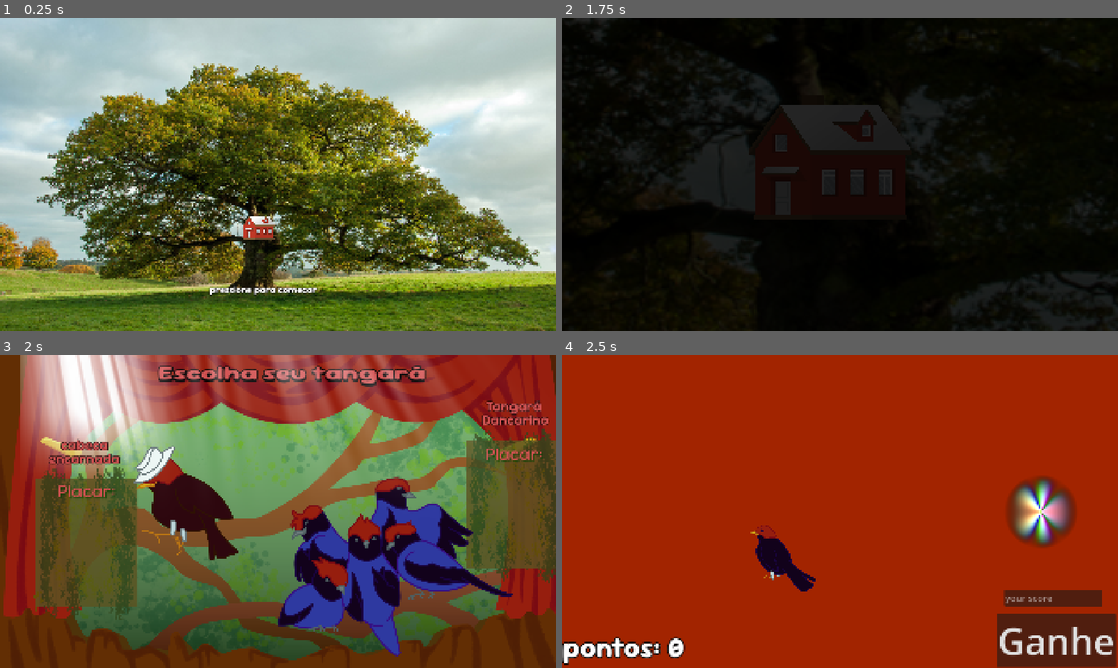
Above: before the commit, frames 1-4 (two rows, left to right).
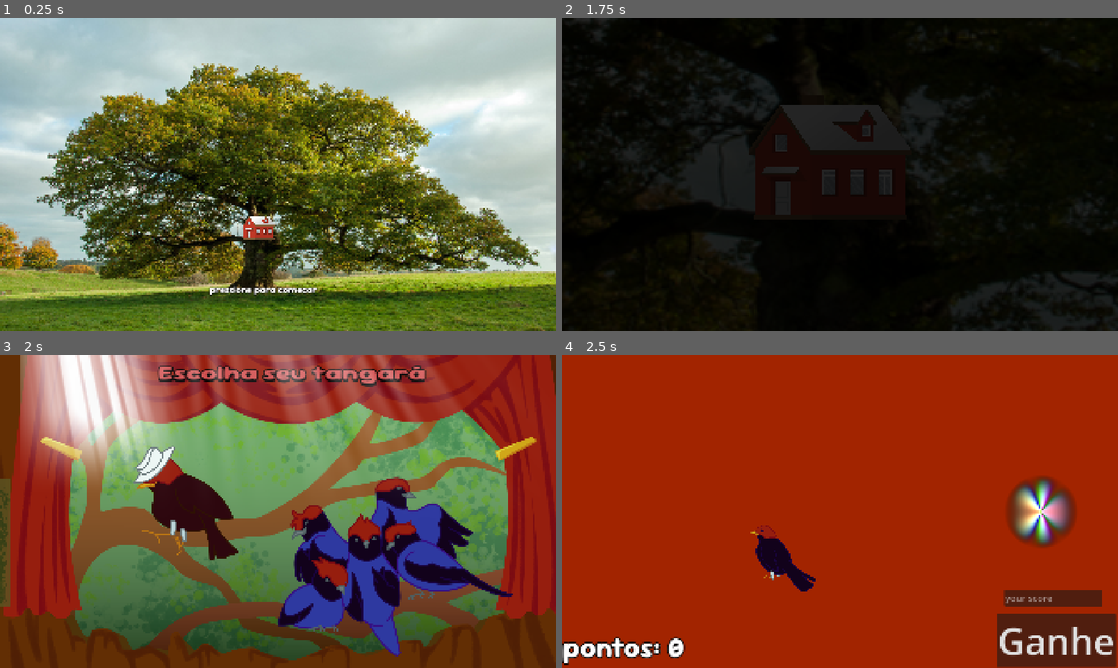
Above: after the commit, the same moments.

Repository: FaunaPolaris/quem-nao-dancar-dancou
Game: Godot game, scene res://mainMenu/mainMenu.tscn
Same seed, same stepped clock (60 frames per second), same inputs: the game is played once before the commit and once after it. Sound files missing from this copy of the repository are replaced by a short silence.
Inputs (mouse positions are in pixels of both pictures, inside the frame that each line leads up to):
- Up to frame 1 (0.25 s): no input
- Up to frame 2 (1.75 s): tap Enter at 0.5 s; move the mouse to (962, 158) at 0.52 s; tap A (A) at 0.6 s; tap D (D) at 0.8, 1.35 s; move the mouse to (728, 190) at 1.27 s; tap S (S) at 1.55 s
- Up to frame 3 (2 s): no input
- Up to frame 4 (2.5 s): click (751, 508) at 2 s

Frames 1-2 are identical in both runs. In frame 3, 16% of the frame differs, in the area x 0-100%, y 14-85%; in frame 4, nothing differs.

Commit message:
scoreboard slide

Diff:
--- a/gameDancarino/Individual/individual.tscn
+++ b/gameDancarino/Individual/individual.tscn
@@ -43,7 +43,7 @@
 sprite_frames = SubResource("SpriteFrames_kn5v1")
 animation = &"jump"
 autoplay = "jump"
-frame_progress = 0.469471
+frame_progress = 0.88295
 
 [node name="ColorRect" type="ColorRect" parent="."]
 visible = false
--- a/gameDancarino/gameDancarino.tscn
+++ b/gameDancarino/gameDancarino.tscn
@@ -9,6 +9,7 @@
 [ext_resource type="Texture2D" uid="uid://b3h6t23hb3l0w" path="res://gameDancarino/assets/femea1.png" id="5_7wfw4"]
 [ext_resource type="LabelSettings" uid="uid://ctrfkkqyheg2r" path="res://Shared/resources/pointsLabelSetting.tres" id="6_chxhc"]
 [ext_resource type="Texture2D" uid="uid://doq8t3l7knbmj" path="res://gameDancarino/assets/femea2.png" id="6_hlgc1"]
+[ext_resource type="AudioStream" uid="uid://pkxftkngkquh" path="res://Shared/sound/fase 2 OGG master.ogg" id="10_7wfw4"]
 
 [sub_resource type="SpriteFrames" id="SpriteFrames_x7vpx"]
 animations = [{
@@ -98,9 +99,9 @@
 text = "pontuacao: "
 label_settings = ExtResource("6_chxhc")
 
-[node name="timeout" type="Timer" parent="."]
-wait_time = 60.0
-autostart = true
+[node name="AudioStreamPlayer" type="AudioStreamPlayer" parent="."]
+stream = ExtResource("10_7wfw4")
+autoplay = true
 
 [connection signal="timeout" from="Timer" to="individuals/individual" method="_on_timer_timeout"]
 [connection signal="timeout" from="Timer" to="individuals/individual2" method="_on_timer_timeout"]
@@ -110,4 +111,4 @@
 [connection signal="player_flying" from="individuals/individual5" to="." method="_on_individual_5_player_flying"]
 [connection signal="player_jumping" from="individuals/individual5" to="." method="_on_individual_5_player_jumping"]
 [connection signal="timeout" from="pointSpawn" to="." method="_on_point_spawn_timeout"]
-[connection signal="timeout" from="timeout" to="." method="_on_timeout_timeout"]
+[connection signal="finished" from="AudioStreamPlayer" to="." method="_on_timeout_timeout"]
--- a/levelSelect/levelSelect.gd
+++ b/levelSelect/levelSelect.gd
@@ -12,19 +12,25 @@
 	PlayerInfo.score = 0
 
 func _on_cabeca_encarnada_mouse_entered() -> void:
+	$select1.play()
 	$Camera2D.move_local_x(-200)
+	$"ParallaxBackground/ParallaxLayer5/TangaraCabeca-encarnada/ScoreBoard/AnimationPlayer".play("popup")
 	$"ParallaxBackground/ParallaxLayer5/TangaraCabeca-encarnada/spotlight".show()
 
 func _on_cabeca_encarnada_mouse_exited() -> void:
 	$Camera2D.move_local_x(200)
+	$"ParallaxBackground/ParallaxLayer5/TangaraCabeca-encarnada/ScoreBoard/AnimationPlayer".play("popoff")
 	$"ParallaxBackground/ParallaxLayer5/TangaraCabeca-encarnada/spotlight".hide()
 
 func _on_dancarino_mouse_entered() -> void:
+	$select2.play()
 	$Camera2D.move_local_x(200)
+	$ParallaxBackground/ParallaxLayer5/TangaraDancarino/ScoreBoard/AnimationPlayer.play("popup")
 	$ParallaxBackground/ParallaxLayer5/TangaraDancarino/spotlight.show()
 
 func _on_dancarino_mouse_exited() -> void:
 	$Camera2D.move_local_x(-200)
+	$ParallaxBackground/ParallaxLayer5/TangaraDancarino/ScoreBoard/AnimationPlayer.play("popoff")
 	$ParallaxBackground/ParallaxLayer5/TangaraDancarino/spotlight.hide()
 
 
@@ -35,3 +41,7 @@
 func _on_dancarino_pressed() -> void:
 	PlayerInfo.current_bird = "dancarino"
 	get_tree().change_scene_to_packed(dancarino_gameplay)
+
+
+func _on_tutorial_pressed() -> void:
+	pass # Replace with function body.
--- a/levelSelect/levelSelect.tscn
+++ b/levelSelect/levelSelect.tscn
@@ -14,6 +14,9 @@
 [ext_resource type="Texture2D" uid="uid://8f8b7osf0sfl" path="res://levelSelect/assets/tancabeca_menu.png" id="12_os0ik"]
 [ext_resource type="Texture2D" uid="uid://cgrso4mp74i1e" path="res://levelSelect/assets/dancarino_menu.png" id="13_os0ik"]
 [ext_resource type="FontFile" uid="uid://cj8fqv5peabgs" path="res://Shared/font/Sour_Gummy/static/SourGummy_Expanded-ExtraBold.ttf" id="14_3n1rp"]
+[ext_resource type="AudioStream" uid="uid://d2h4xefnngwmy" path="res://Shared/sound/bird menu OGG master.ogg" id="15_3n1rp"]
+[ext_resource type="AudioStream" uid="uid://c8uglsvherp86" path="res://Shared/sound/fase 1 select OGG.ogg" id="16_wjieo"]
+[ext_resource type="AudioStream" uid="uid://cljwopfd6l6hs" path="res://Shared/sound/fase 2 select OGG.ogg" id="17_3xcga"]
 
 [sub_resource type="Gradient" id="Gradient_3n1rp"]
 offsets = PackedFloat32Array(0.0584416, 1)
@@ -46,6 +49,14 @@
 [sub_resource type="RectangleShape2D" id="RectangleShape2D_pmsvn"]
 size = Vector2(1045, 1083)
 
+[sub_resource type="LabelSettings" id="LabelSettings_hcn63"]
+line_spacing = -16.0
+font = ExtResource("6_os0ik")
+font_size = 48
+font_color = Color(0.823529, 0.313726, 0.313726, 1)
+outline_size = 8
+outline_color = Color(0, 0, 0, 1)
+
 [sub_resource type="LabelSettings" id="LabelSettings_xieua"]
 font = ExtResource("9_3n1rp")
 font_size = 64
@@ -61,13 +72,57 @@
 outline_size = 2
 outline_color = Color(0.823529, 0.313726, 0.313726, 1)
 
-[sub_resource type="LabelSettings" id="LabelSettings_hcn63"]
-line_spacing = -16.0
-font = ExtResource("6_os0ik")
-font_size = 48
-font_color = Color(0.823529, 0.313726, 0.313726, 1)
-outline_size = 8
-outline_color = Color(0, 0, 0, 1)
+[sub_resource type="Animation" id="Animation_3xcga"]
+resource_name = "popup"
+tracks/0/type = "value"
+tracks/0/imported = false
+tracks/0/enabled = true
+tracks/0/path = NodePath(".:position")
+tracks/0/interp = 1
+tracks/0/loop_wrap = true
+tracks/0/keys = {
+"times": PackedFloat32Array(0, 0.5),
+"transitions": PackedFloat32Array(1, 2.2974),
+"update": 0,
+"values": [Vector2(-1000, -21), Vector2(-526, -21)]
+}
+
+[sub_resource type="Animation" id="Animation_y1g8u"]
+length = 0.001
+tracks/0/type = "value"
+tracks/0/imported = false
+tracks/0/enabled = true
+tracks/0/path = NodePath(".:position")
+tracks/0/interp = 1
+tracks/0/loop_wrap = true
+tracks/0/keys = {
+"times": PackedFloat32Array(0),
+"transitions": PackedFloat32Array(1),
+"update": 0,
+"values": [Vector2(-1372, -28)]
+}
+
+[sub_resource type="Animation" id="Animation_yq00d"]
+resource_name = "popoff"
+tracks/0/type = "value"
+tracks/0/imported = false
+tracks/0/enabled = true
+tracks/0/path = NodePath(".:position")
+tracks/0/interp = 1
+tracks/0/loop_wrap = true
+tracks/0/keys = {
+"times": PackedFloat32Array(0, 0.433333),
+"transitions": PackedFloat32Array(1, 1),
+"update": 0,
+"values": [Vector2(-526, -21), Vector2(-1000, -21)]
+}
+
+[sub_resource type="AnimationLibrary" id="AnimationLibrary_g14b6"]
+_data = {
+&"RESET": SubResource("Animation_y1g8u"),
+&"popoff": SubResource("Animation_yq00d"),
+&"popup": SubResource("Animation_3xcga")
+}
 
 [sub_resource type="StyleBoxEmpty" id="StyleBoxEmpty_os0ik"]
 
@@ -107,6 +162,58 @@
 [sub_resource type="StyleBoxEmpty" id="StyleBoxEmpty_w5kgr"]
 
 [sub_resource type="StyleBoxEmpty" id="StyleBoxEmpty_m7xjy"]
+
+[sub_resource type="Animation" id="Animation_g14b6"]
+resource_name = "popup"
+tracks/0/type = "value"
+tracks/0/imported = false
+tracks/0/enabled = true
+tracks/0/path = NodePath(".:position")
+tracks/0/interp = 1
+tracks/0/loop_wrap = true
+tracks/0/keys = {
+"times": PackedFloat32Array(0, 0.533333),
+"transitions": PackedFloat32Array(1, 1),
+"update": 0,
+"values": [Vector2(501, -143), Vector2(-134, -153)]
+}
+
+[sub_resource type="Animation" id="Animation_inkgg"]
+length = 0.001
+tracks/0/type = "value"
+tracks/0/imported = false
+tracks/0/enabled = true
+tracks/0/path = NodePath(".:position")
+tracks/0/interp = 1
+tracks/0/loop_wrap = true
+tracks/0/keys = {
+"times": PackedFloat32Array(0),
+"transitions": PackedFloat32Array(1),
+"update": 0,
+"values": [Vector2(1000, -153)]
+}
+
+[sub_resource type="Animation" id="Animation_wfcia"]
+resource_name = "popoff"
+tracks/0/type = "value"
+tracks/0/imported = false
+tracks/0/enabled = true
+tracks/0/path = NodePath(".:position")
+tracks/0/interp = 1
+tracks/0/loop_wrap = true
+tracks/0/keys = {
+"times": PackedFloat32Array(0, 0.53),
+"transitions": PackedFloat32Array(1, 1),
+"update": 0,
+"values": [Vector2(-134, -153), Vector2(512, -139)]
+}
+
+[sub_resource type="AnimationLibrary" id="AnimationLibrary_a86sh"]
+_data = {
+&"RESET": SubResource("Animation_inkgg"),
+&"popoff": SubResource("Animation_wfcia"),
+&"popup": SubResource("Animation_g14b6")
+}
 
 [sub_resource type="LabelSettings" id="LabelSettings_gmxw2"]
 font = ExtResource("14_3n1rp")
@@ -202,12 +309,22 @@
 shape = SubResource("RectangleShape2D_pmsvn")
 
 [node name="ScoreBoard" type="Panel" parent="ParallaxBackground/ParallaxLayer5/TangaraCabeca-encarnada"]
-offset_left = -526.0
-offset_top = -21.0
-offset_right = -202.0
-offset_bottom = 415.0
+offset_left = -1372.0
+offset_top = -28.0
+offset_right = -1048.0
+offset_bottom = 408.0
 mouse_filter = 1
 theme_override_styles/panel = ExtResource("8_os0ik")
+
+[node name="name" type="Label" parent="ParallaxBackground/ParallaxLayer5/TangaraCabeca-encarnada/ScoreBoard"]
+offset_left = 28.0
+offset_top = -149.0
+offset_right = 283.0
+offset_bottom = 36.0
+text = "cabeca
+encarnada"
+label_settings = SubResource("LabelSettings_hcn63")
+horizontal_alignment = 1
 
 [node name="VBox" type="VBoxContainer" parent="ParallaxBackground/ParallaxLayer5/TangaraCabeca-encarnada/ScoreBoard"]
 layout_mode = 0
@@ -237,15 +354,10 @@
 clip_text = true
 max_lines_visible = 9
 
-[node name="name" type="Label" parent="ParallaxBackground/ParallaxLayer5/TangaraCabeca-encarnada"]
-offset_left = -498.0
-offset_top = -170.0
-offset_right = -243.0
-offset_bottom = 15.0
-text = "cabeca
-encarnada"
-label_settings = SubResource("LabelSettings_hcn63")
-horizontal_alignment = 1
+[node name="AnimationPlayer" type="AnimationPlayer" parent="ParallaxBackground/ParallaxLayer5/TangaraCabeca-encarnada/ScoreBoard"]
+libraries = {
+&"": SubResource("AnimationLibrary_g14b6")
+}
 
 [node name="VBoxContainer" type="VBoxContainer" parent="ParallaxBackground/ParallaxLayer5/TangaraCabeca-encarnada"]
 custom_minimum_size = Vector2(64, 64)
@@ -275,16 +387,6 @@
 [node name="CollisionShape2D" type="CollisionShape2D" parent="ParallaxBackground/ParallaxLayer5/TangaraDancarino/Area2D"]
 position = Vector2(-119.5, 90.5)
 shape = SubResource("RectangleShape2D_pmsvn")
-
-[node name="name" type="Label" parent="ParallaxBackground/ParallaxLayer5/TangaraDancarino"]
-offset_left = -272.0
-offset_top = -307.0
-offset_right = 315.0
-offset_bottom = -138.0
-text = "Tangará
-Dancarino"
-label_settings = SubResource("LabelSettings_hcn63")
-horizontal_alignment = 1
 
 [node name="play" type="Button" parent="ParallaxBackground/ParallaxLayer5/TangaraDancarino"]
 offset_left = -791.0
@@ -305,12 +407,22 @@
 theme_override_styles/normal = SubResource("StyleBoxEmpty_m7xjy")
 
 [node name="ScoreBoard" type="Panel" parent="ParallaxBackground/ParallaxLayer5/TangaraDancarino"]
-offset_left = -134.0
+offset_left = 1000.0
 offset_top = -153.0
-offset_right = 173.0
+offset_right = 1307.0
 offset_bottom = 283.0
 mouse_filter = 1
 theme_override_styles/panel = ExtResource("8_os0ik")
+
+[node name="name" type="Label" parent="ParallaxBackground/ParallaxLayer5/TangaraDancarino/ScoreBoard"]
+offset_left = -138.0
+offset_top = -154.0
+offset_right = 449.0
+offset_bottom = 15.0
+text = "Tangará
+Dancarino"
+label_settings = SubResource("LabelSettings_hcn63")
+horizontal_alignment = 1
 
 [node name="VBox" type="VBoxContainer" parent="ParallaxBackground/ParallaxLayer5/TangaraDancarino/ScoreBoard"]
 layout_mode = 0
@@ -340,6 +452,11 @@
 clip_text = true
 max_lines_visible = 9
 
+[node name="AnimationPlayer" type="AnimationPlayer" parent="ParallaxBackground/ParallaxLayer5/TangaraDancarino/ScoreBoard"]
+libraries = {
+&"": SubResource("AnimationLibrary_a86sh")
+}
+
 [node name="spotlight" type="ColorRect" parent="ParallaxBackground/ParallaxLayer5/TangaraDancarino"]
 visible = false
 material = SubResource("ShaderMaterial_gmxw2")
@@ -379,6 +496,17 @@
 position = Vector2(960, 540)
 position_smoothing_enabled = true
 
+[node name="music" type="AudioStreamPlayer" parent="."]
+stream = ExtResource("15_3n1rp")
+autoplay = true
+parameters/looping = false
+
+[node name="select1" type="AudioStreamPlayer" parent="."]
+stream = ExtResource("16_wjieo")
+
+[node name="select2" type="AudioStreamPlayer" parent="."]
+stream = ExtResource("17_3xcga")
+
 [connection signal="mouse_entered" from="ParallaxBackground/ParallaxLayer5/TangaraCabeca-encarnada/Area2D" to="." method="_on_cabeca_encarnada_mouse_entered"]
 [connection signal="mouse_exited" from="ParallaxBackground/ParallaxLayer5/TangaraCabeca-encarnada/Area2D" to="." method="_on_cabeca_encarnada_mouse_exited"]
 [connection signal="pressed" from="ParallaxBackground/ParallaxLayer5/TangaraCabeca-encarnada/VBoxContainer/play" to="." method="_on_cabeca_encarnada_pressed"]
--- a/mainMenu/mainMenu.tscn
+++ b/mainMenu/mainMenu.tscn
@@ -1,9 +1,10 @@
-[gd_scene load_steps=9 format=3 uid="uid://dn273r77ha3f4"]
+[gd_scene load_steps=10 format=3 uid="uid://dn273r77ha3f4"]
 
 [ext_resource type="Texture2D" uid="uid://r4wj4dvh16im" path="res://mainMenu/assets/treeBackground.jpeg" id="1_6ay73"]
 [ext_resource type="Script" uid="uid://c6gdvjltg18fg" path="res://mainMenu/mainMenu.gd" id="1_b4frg"]
 [ext_resource type="Texture2D" uid="uid://llfvp8igt871" path="res://mainMenu/assets/house.png" id="2_b4frg"]
 [ext_resource type="FontFile" uid="uid://cvyenicim88j7" path="res://Shared/font/Sour_Gummy/static/SourGummy-ExtraBold.ttf" id="4_yobga"]
+[ext_resource type="AudioStream" uid="uid://dcf5eto56uwhl" path="res://Shared/sound/ambiente menu fora arvore.ogg" id="5_0o04g"]
 
 [sub_resource type="LabelSettings" id="LabelSettings_yobga"]
 font = ExtResource("4_yobga")
@@ -135,5 +136,10 @@
 wait_time = 0.1
 autostart = true
 
+[node name="AudioStreamPlayer" type="AudioStreamPlayer" parent="."]
+stream = ExtResource("5_0o04g")
+autoplay = true
+parameters/looping = true
+
 [connection signal="animation_finished" from="transition" to="." method="_on_transition_animation_finished"]
 [connection signal="timeout" from="blink" to="." method="_on_blink_timeout"]
Not shown: 1 places in gameDancarino/gameDancarino.tscn that only renumber resources
Not shown: 1 places in levelSelect/levelSelect.tscn that only renumber resources
